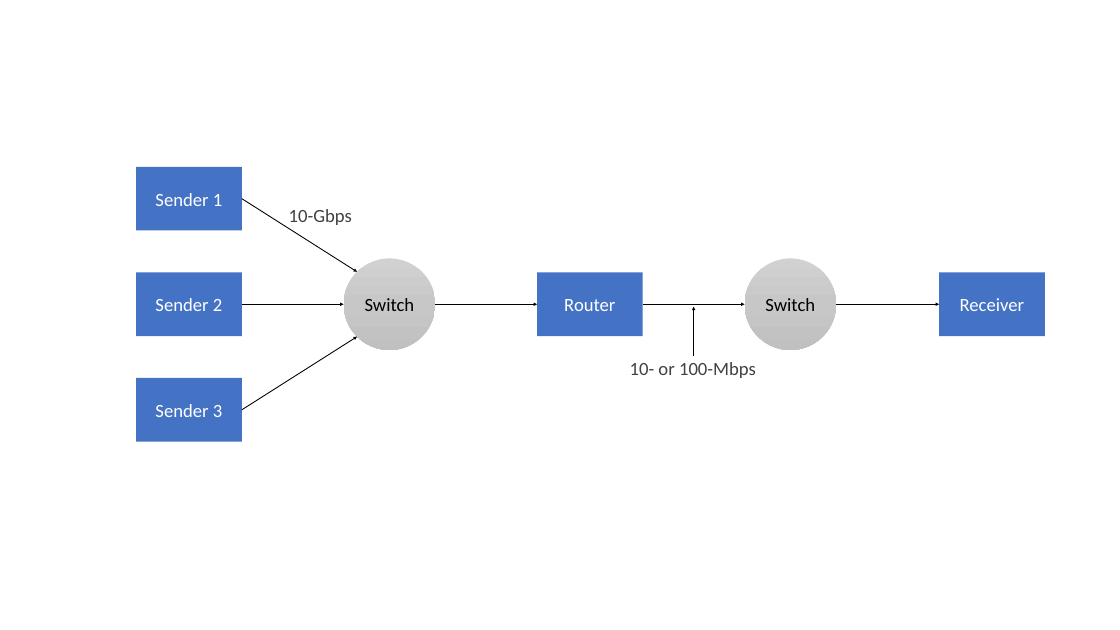
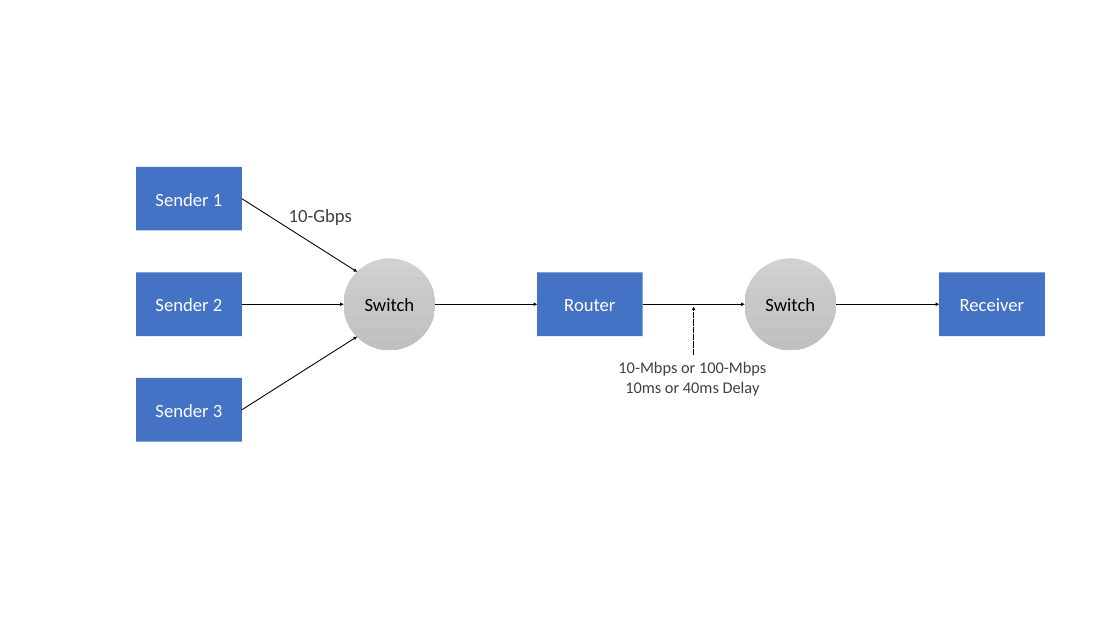
Before and after one commit to SystemsApproach/tcpcc, a slide deck: slide 4 of figures/Figure-sources.pptx. Drawn at 1120x630 pixels with LibreOffice and Linux fonts; fonts in the diff are those of the drawing. Boxes give left, top, right and bottom in pixels: in the first picture for what was removed or moved away, otherwise in the second. Text is boxed around its words. In the diff, an @@ line names an element or a change of style, - is before the commit and + after.

```diff
--- a/figures/Figure-sources.pptx
+++ b/figures/Figure-sources.pptx
@@ text at (618,361,766,396): text changed; size 32 to 28 pt @@
-10- or 100-Mbps
+10-Mbps or 100-Mbps
+10ms or 40ms Delay
```
Also in this commit, not shown: 1 other slide changed, 3 other files.
